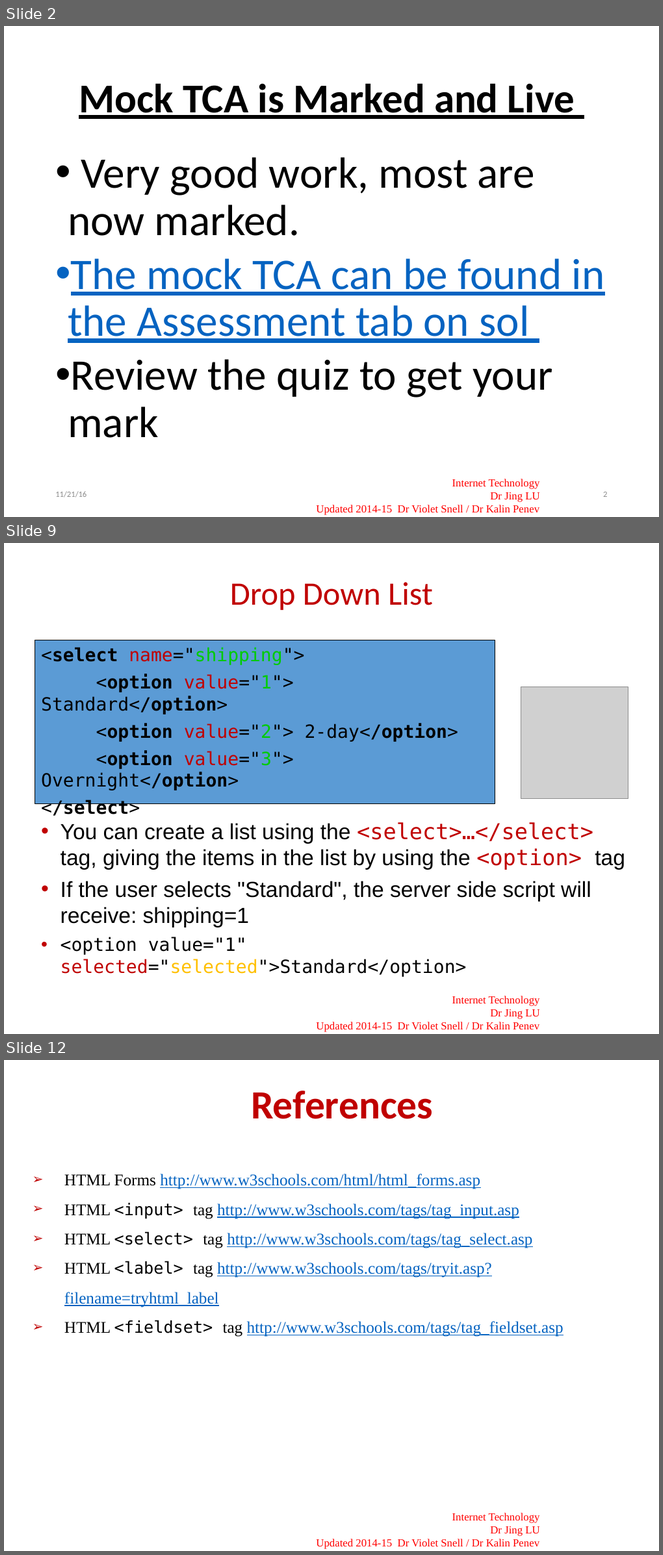
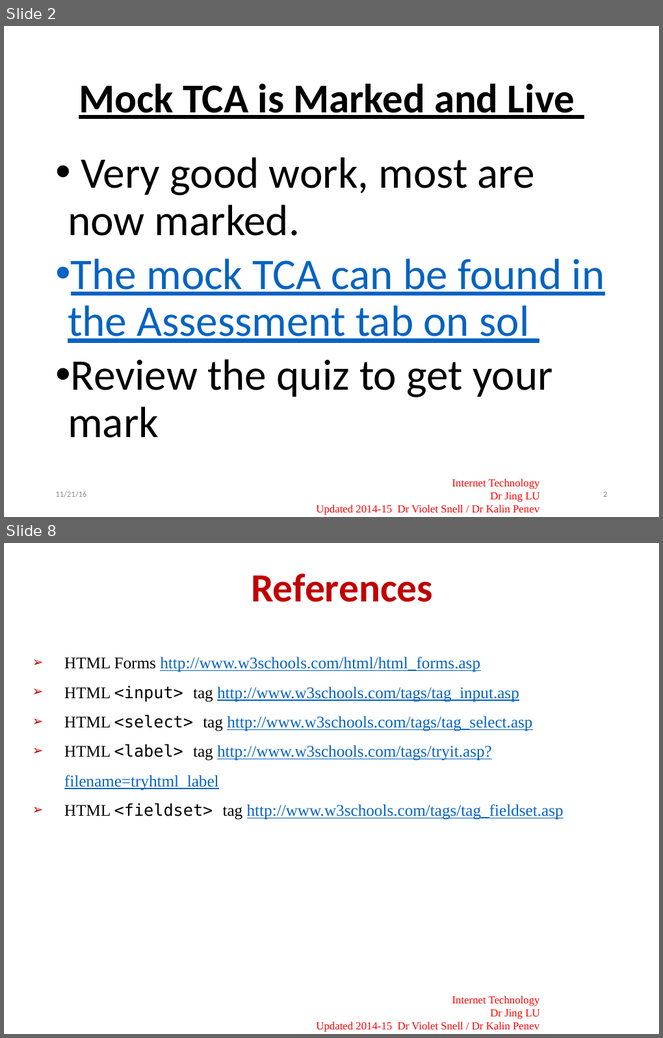
Before and after one commit to joeappleton18/cda400, a slide deck: sessions/week9/slides.pptx. Shown one above the other, each under a label of ours: slides 2, 9 and 12 before the commit, slides 2 and 8 after it; the slides between them are not shown. The pictures are 663x1555 and 663x1038 pixels, drawn with LibreOffice and Linux fonts; fonts in the diff are those of the drawing; grey boxes stand for pictures; background and template pictures are left out. Boxes give left, top, right and bottom in pixels: in the first picture for what was removed or moved away, otherwise in the second. Text is boxed around its words. In the diff, an @@ line names an element or a change of style, - is before the commit and + after.

```diff
--- a/sessions/week9/slides.pptx
+++ b/sessions/week9/slides.pptx
@@ slide 9 removed at (4, 543, 659, 1034), background #FFFFFF; not listed: 2 template elements that a slide beside it also shows @@
@@ title removed at (230, 582, 433, 610) @@
-Drop Down List
@@ rectangle removed at (35, 640, 495, 804) @@
-<select name="shipping">
-<option value="1"> Standard</option>
-<option value="2"> 2-day</option>
-<option value="3"> Overnight</option>
-</select>
@@ picture removed at (521, 687, 629, 798) @@
@@ text removed at (61, 823, 625, 955) @@
-• You can create a list using the <select>…</select> tag, giving the items in the list by using the <option> tag
-• If the user selects "Standard", the server side script will receive: shipping=1
-• <option value="1" selected="selected">Standard</option>
@@ what was slide 12 is now slide 8 @@
```
Also in this commit, not shown: 1 slide changed, 4 slides added, 7 other slides removed, 1 other file.
